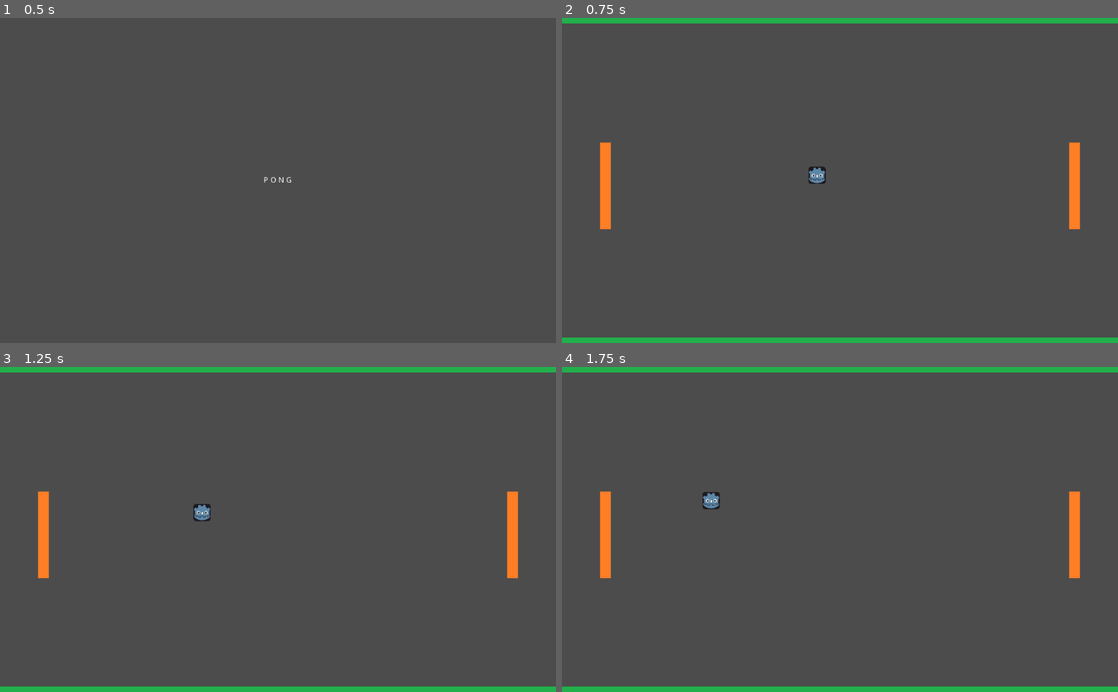
Above: before the commit, frames 1-4 (two rows, left to right).
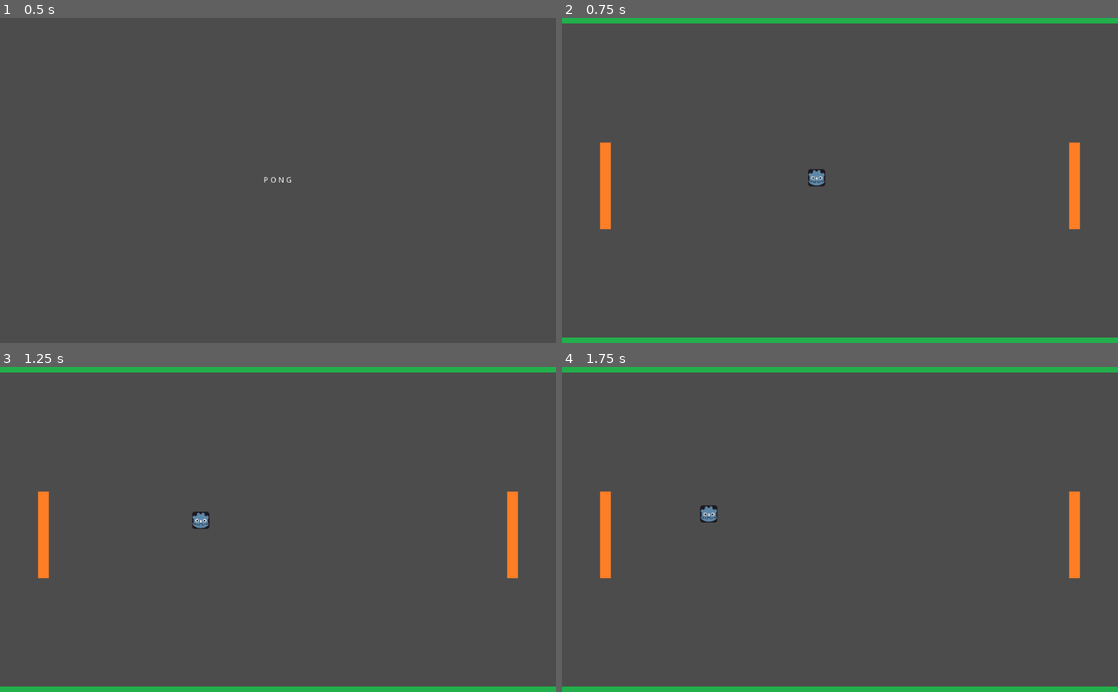
Above: after the commit, the same moments.

Repository: DanCorder/pong
Game: Godot game, scene res://title.tscn
Same seed, same stepped clock (60 frames per second), same inputs: the game is played once before the commit and once after it.
Inputs:
- Up to frame 1 (0.5 s): no input
- Up to frame 2 (0.75 s): tap Enter (ui_accept) at 0.5 s; hold Enter (ui_accept) from 0.53 s (still down)
- Up to frame 3 (1.25 s): keep holding Enter (ui_accept)
- Up to frame 4 (1.75 s): release Enter (ui_accept) at 1.28 s; tap Enter (ui_accept) at 1.35, 1.52 s

Frame 1 is identical in both runs. In frame 2, 0.1% of the frame differs, in the area x 44-48%, y 45-52%; in frame 3, 0.2%; in frame 4, 0.3%, in the area x 24-29%, y 38-48%.

Commit message:
fix: Fix initial ball direction to always be more horizontal

Diff:
--- a/court.gd
+++ b/court.gd
@@ -26,9 +26,11 @@
 		get_tree().change_scene('res://winScreen.tscn')
 
 	var ball = ballScene.instance()
-	var vx = rand_range(-1, 1)
-	var vy = rand_range(-0.3, 0.3)
-	var initalVelocity = Vector2(vx, vy).normalized() * ballSpeed
+	var vx = rand_range(1, 2)
+	var vy = rand_range(0, 0.5)
+	var direction = rand_range(-1, 1)
+	var initalVelocity = Vector2(vx, vy) * direction
+	initalVelocity = initalVelocity.normalized() * ballSpeed
 	ball.init(initalVelocity)
 	ball.position = Vector2(512, 300)
 	add_child(ball)
